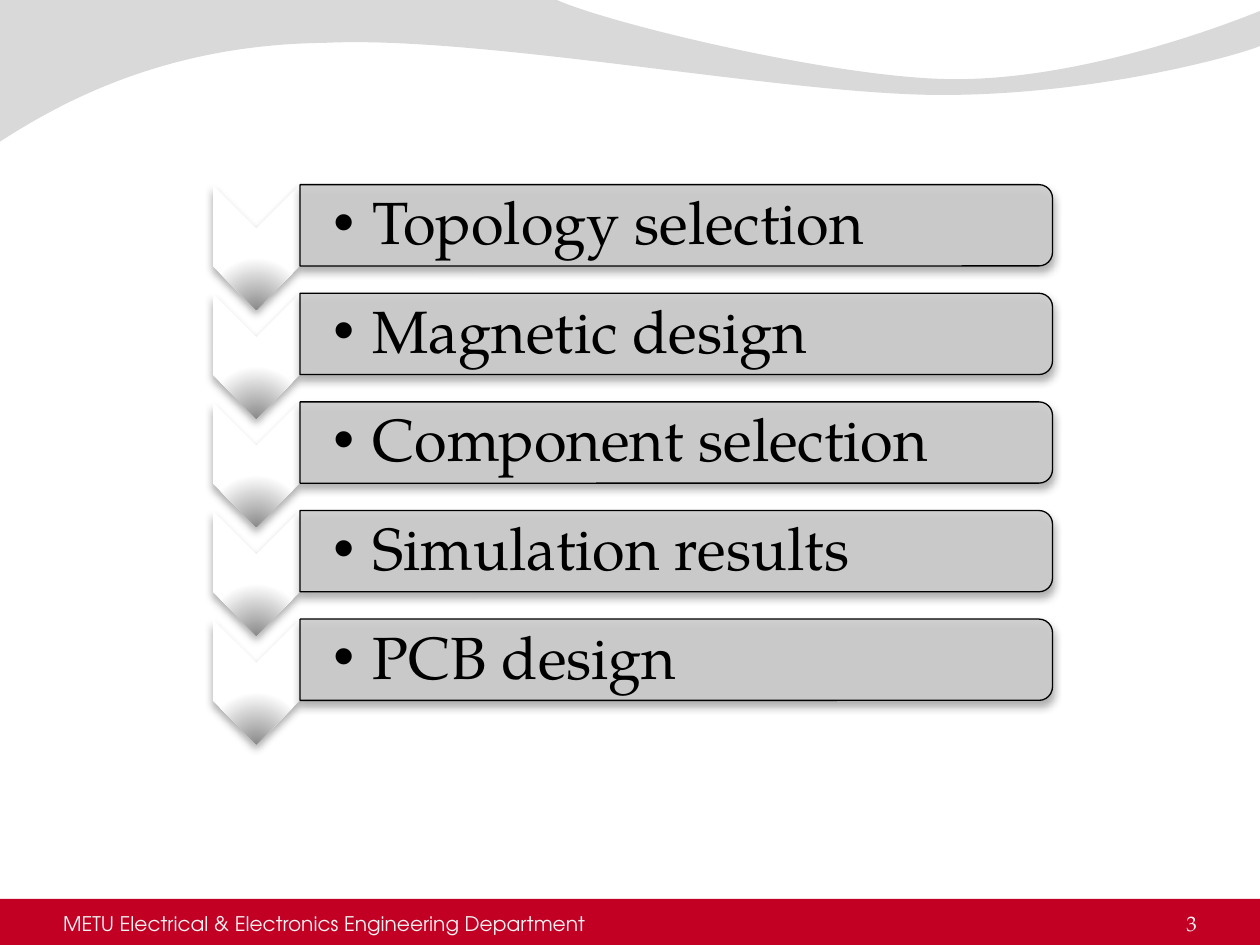
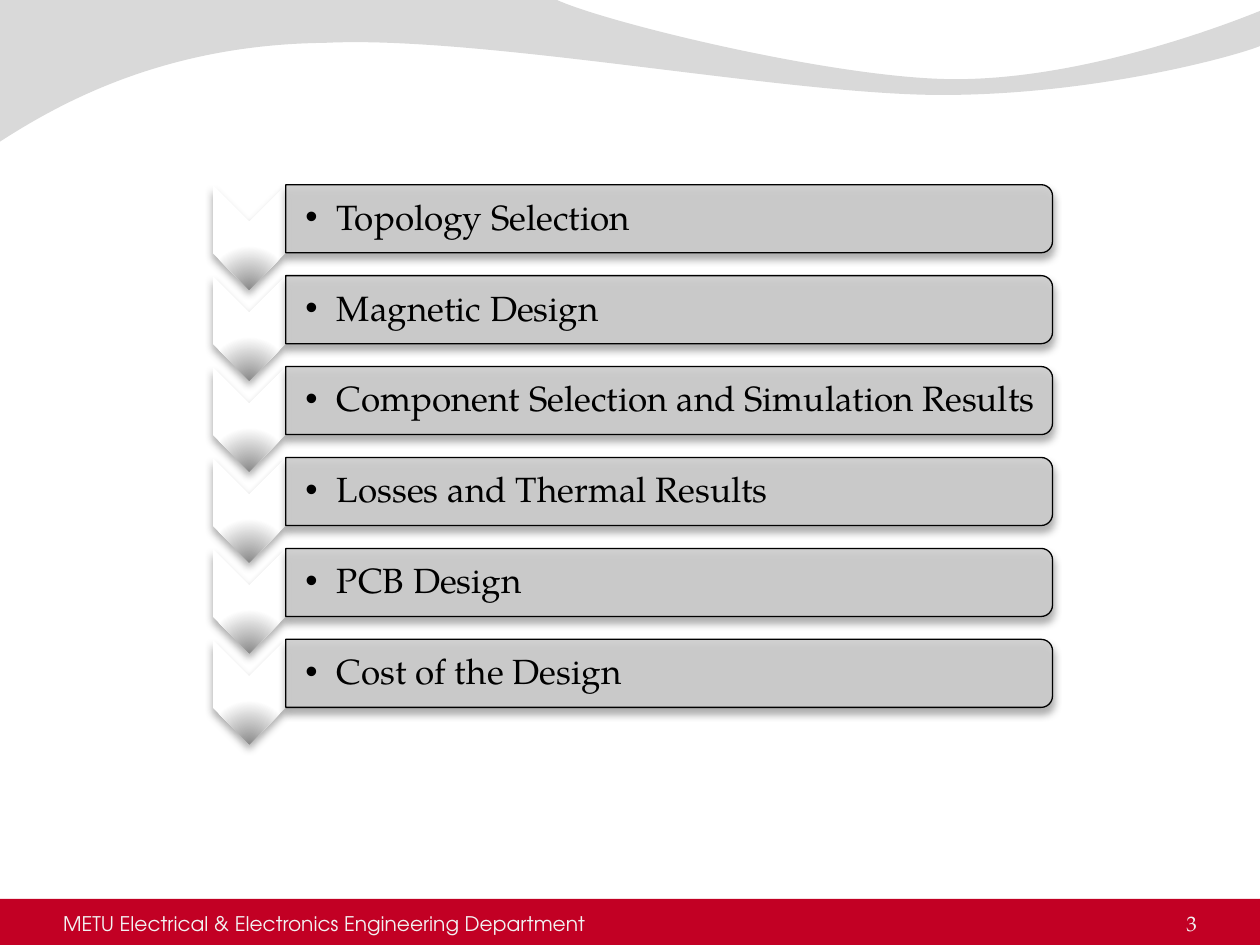
Before and after one commit to busranurkocak/EE464-Term-Project, a slide deck: slide 3 of Presentation/Final_presentation/Component_and_simulation_graphs.pptx. Drawn at 1260x945 pixels with LibreOffice and Linux fonts; fonts in the diff are those of the drawing; background and template pictures are left out. Boxes give left, top, right and bottom in pixels: in the first picture for what was removed or moved away, otherwise in the second. Text is boxed around its words. In the diff, an @@ line names an element or a change of style, - is before the commit and + after.

```diff
--- a/Presentation/Final_presentation/Component_and_simulation_graphs.pptx
+++ b/Presentation/Final_presentation/Component_and_simulation_graphs.pptx
@@ chevron: place and size @@
-chevron at (213, 184, 300, 309)
+chevron at (212, 185, 285, 289)
@@ round same rect: place and size @@
-round same rect at (300, 184, 1052, 266)
+round same rect at (286, 184, 1052, 252)
@@ text at (337, 204, 630, 240): text changed; size 34 to 20 pt @@
-  • Topology selection
+  • Topology Selection
@@ chevron: place and size @@
-chevron at (213, 294, 300, 418)
+chevron at (212, 275, 285, 380)
@@ round same rect: place and size @@
-round same rect at (300, 292, 1052, 374)
+round same rect at (286, 276, 1052, 344)
@@ text at (337, 296, 599, 331): text changed; size 34 to 20 pt @@
-  • Magnetic design
+  • Magnetic Design
@@ chevron: place and size @@
-chevron at (213, 402, 300, 527)
+chevron at (212, 366, 285, 471)
@@ round same rect: place and size @@
-round same rect at (300, 402, 1052, 484)
+round same rect at (286, 367, 1052, 435)
@@ text at (337, 385, 1035, 421): text changed; size 34 to 20 pt @@
-  • Component selection
+  • Component Selection and Simulation Results
@@ chevron added at (212, 458, 285, 563), fill gradient #8C8C8C to #FFFFFF @@
@@ round same rect added at (286, 457, 1052, 525), fill #CCCCCC at 90% opacity, outline #000000 0.75 pt @@
@@ text at (337, 476, 768, 503): text changed; size 34 to 20 pt @@
-  • Simulation results
+  • Losses and Thermal Results
@@ chevron: place and size @@
-chevron at (213, 510, 300, 635)
+chevron at (212, 549, 285, 653)
@@ round same rect: place and size @@
-round same rect at (300, 510, 1052, 592)
+round same rect at (286, 548, 1052, 616)
@@ text at (337, 568, 522, 603): text changed; size 34 to 20 pt @@
-  • PCB design
+  • PCB Design
@@ chevron: place and size @@
-chevron at (213, 619, 300, 743)
+chevron at (212, 639, 285, 744)
@@ round same rect: place and size @@
-round same rect at (300, 619, 1052, 701)
+round same rect at (286, 639, 1052, 707)
@@ text added at (337, 658, 622, 694), 20 pt, text #000000 @@
+  • Cost of the Design
```
Also in this commit, not shown: 1 other slide changed, 1 slide added.
